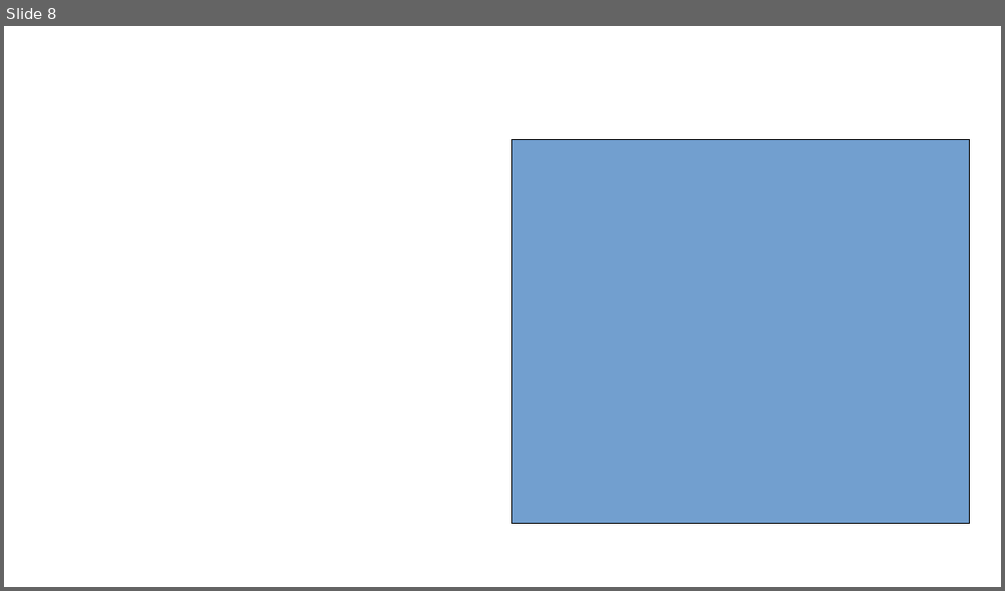
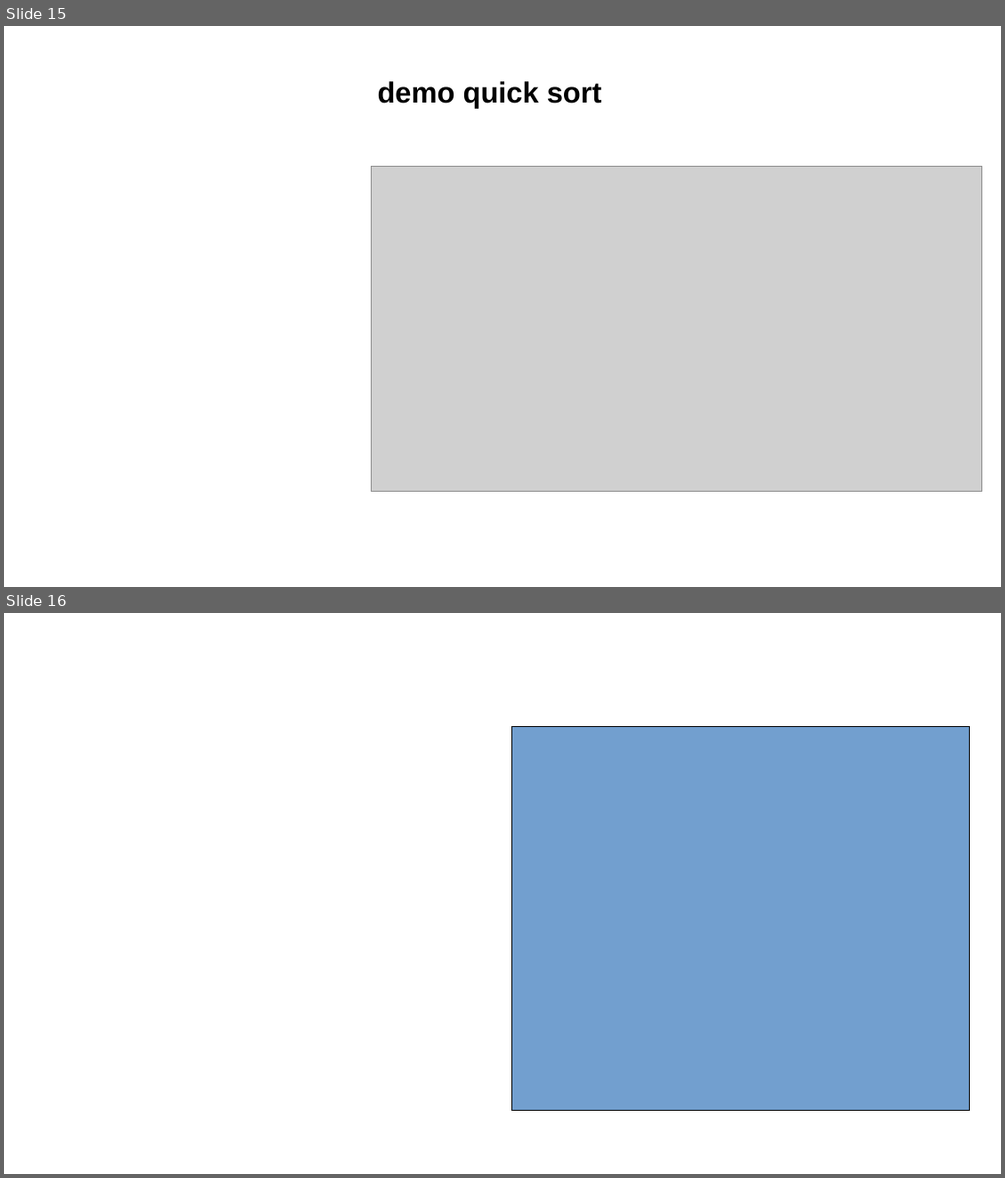
Before and after one commit to vitegod/LTHDT.20241-29, a slide deck: presentation/Slide_Nhóm 29.pptx. Shown one above the other, each under a label of ours: slide 8 before the commit, slides 15 and 16 after it. The pictures are 1005x591 and 1005x1178 pixels, drawn with LibreOffice and Linux fonts; fonts in the diff are those of the drawing; grey boxes stand for pictures; background and template pictures are left out. Boxes give left, top, right and bottom in pixels: in the first picture for what was removed or moved away, otherwise in the second. Text is boxed around its words. In the diff, an @@ line names an element or a change of style, - is before the commit and + after.

```diff
--- a/presentation/Slide_Nhóm 29.pptx
+++ b/presentation/Slide_Nhóm 29.pptx
@@ slide 15 added at box(4, 26, 1001, 587), background picture (left out) @@
@@ title added at box(378, 81, 602, 108), 28 pt, text #000000, bold @@
+demo quick sort
@@ picture added at box(372, 166, 982, 491) @@
@@ what was slide 8 is now slide 16 @@
```
Also in this commit, not shown: 12 other slides added, 5 slides removed.
